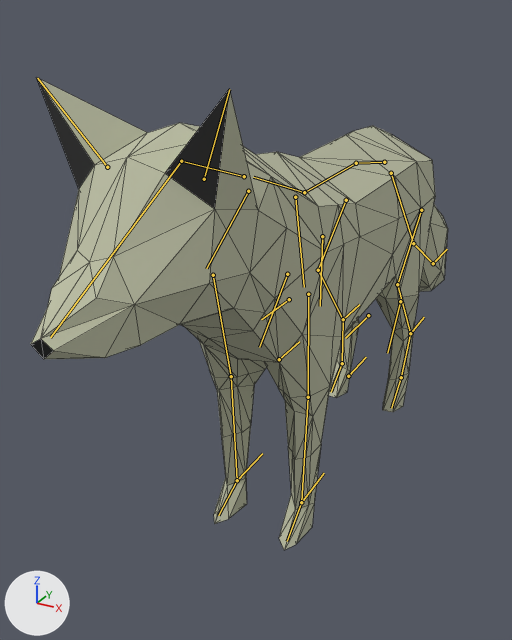
An edit to the Blender file Blender/fox.blend, drawn before and after from the same camera.
The view is the same before and after, from a camera (50 mm lens) standing at (0.73, -1.66, 1.27) and looking at (-0.18, -0.01, 0.45). Arrows for +X, +Y and +Z are at lower left; the lights stay in place. The bones that bend it are drawn over the model as lines. Mesh edges are drawn as thin lines.
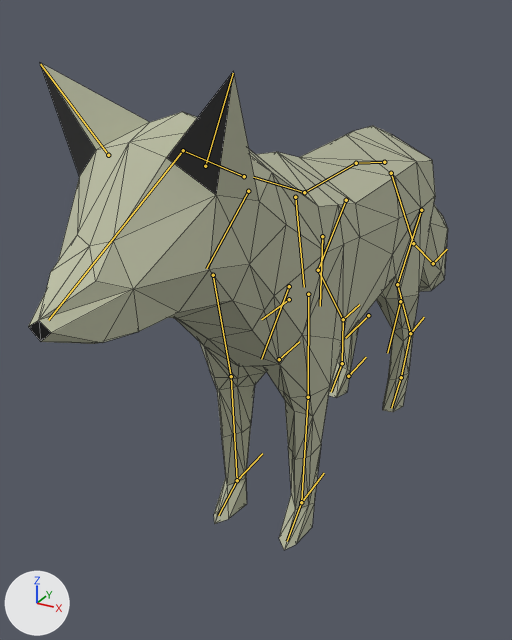
The newer file adds an action. The first version stands in its rest pose; the second is drawn at frame 40 of the action 'Idle'.

What differs and where, as boxes [x1, y1, x2, y2] in the pictures (512 x 640 px):
```json
{"object": "mesh", "change": "posed", "before": [31, 77, 448, 550], "after": [28, 63, 448, 550]}
{"bone": "spine.009", "before": "(244, 176) to (181, 161)", "after": "(244, 176) to (183, 150)"}
{"bone": "spine.011", "before": "(181, 161) to (50, 337)", "after": "(183, 150) to (48, 320)"}
{"bone": "breast", "before": "(287, 274) to (259, 347)", "after": "(289, 286) to (261, 359)"}
```

Scene script edits in JSON lines:
```json
{"block": "bone_spine_009", "where": "bone_spine_009 = bpy.data.objects['fox'].pose.bones['spine.009']  # child of 'spine.008'"}
{"op": "set", "path": "bone_spine_009.rotation_quaternion", "old": "(1.0, 0.0, 0.0, 0.0)", "new": "(0.999, -0.039, 0.0, 0.0)", "note": "degrees (0, 0, 0) -> degrees (-4, 0, 0)"}
{"block": "bone_spine_011", "where": "bone_spine_011 = bpy.data.objects['fox'].pose.bones['spine.011']  # child of 'spine.009'"}
{"op": "set", "path": "bone_spine_011.rotation_quaternion", "old": "(1.0, 0.0, 0.0, 0.0)", "new": "(1.0, 0.024, 0.0, 0.0)", "note": "degrees (0, 0, 0) -> degrees (3, 0, 0)"}
{"block": "bone_breast", "where": "bone_breast = bpy.data.objects['fox'].pose.bones['breast']  # child of 'spine.008'"}
{"op": "set", "path": "bone_breast.location", "old": "(0.0, 0.0, 0.0)", "new": "(0.003, 0.019, 0.028)"}
```
